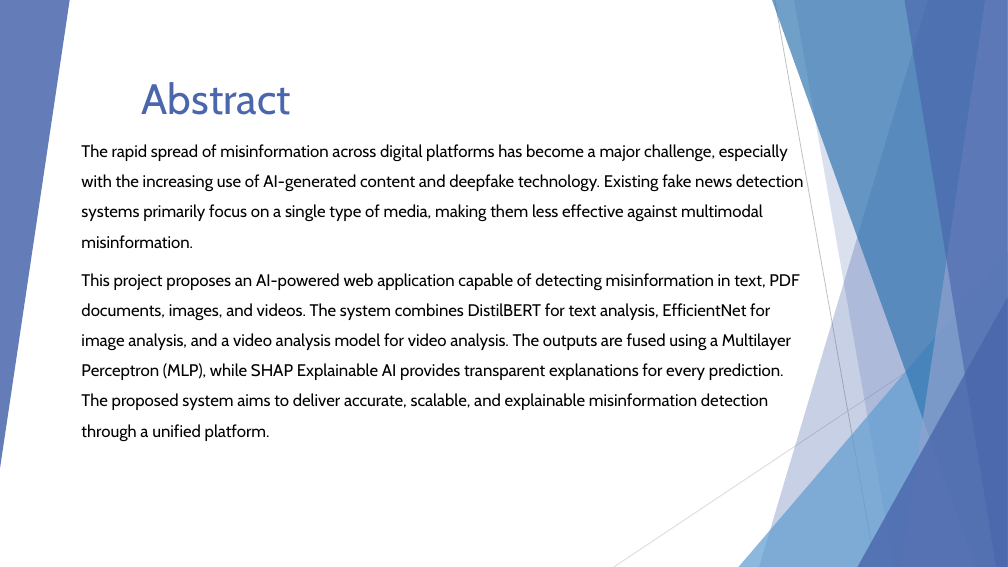
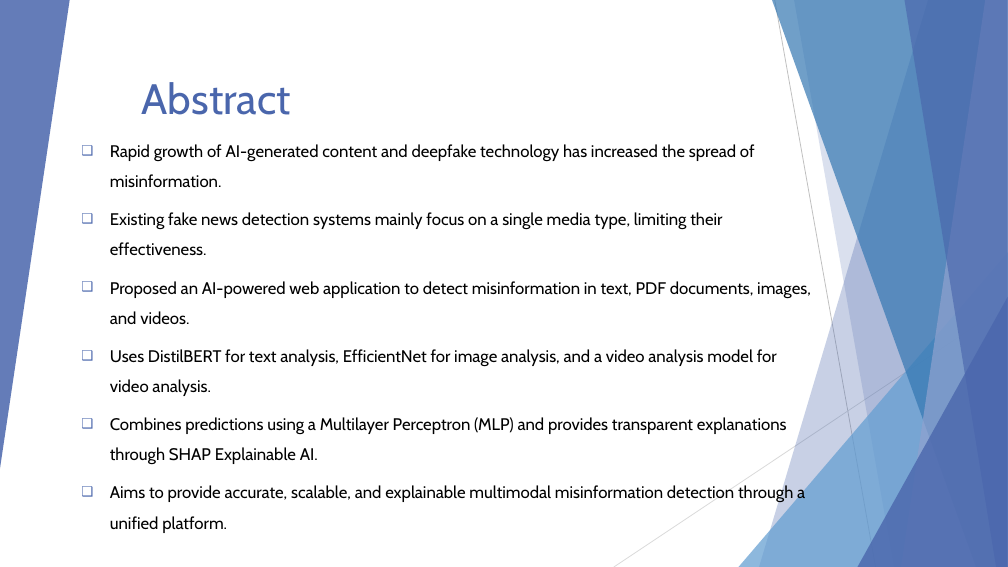
Before and after one commit to nemuelsam/S7C23_27_PROJECT_GROUPNO11_AI-Powered-Multimodal-Misinformation-Detection-and-Verification-System, a slide deck: slide 2 of AI-Powered Multimodal Misinformation Detection and Verification System.pptx. Drawn at 1008x567 pixels with LibreOffice and Linux fonts; fonts in the diff are those of the drawing. Boxes give left, top, right and bottom in pixels: in the first picture for what was removed or moved away, otherwise in the second. Text is boxed around its words. In the diff, an @@ line names an element or a change of style, - is before the commit and + after.

```diff
--- a/AI-Powered Multimodal Misinformation Detection and Verification System.pptx
+++ b/AI-Powered Multimodal Misinformation Detection and Verification System.pptx
@@ subtitle at <box>110,144,811,533</box>: text changed @@
-The rapid spread of misinformation across digital platforms has become a major challenge, especially with the increasing use of AI-generated content and deepfake technology. Existing fake news detection systems primarily focus on a single type of media, making them less effective against multimodal misinformation.
-This project proposes an AI-powered web application capable of detecting misinformation in text, PDF documents, images, and videos. The system combines DistilBERT for text analysis, EfficientNet for image analysis, and a video analysis model for video analysis. The outputs are fused using a Multilayer Perceptron (MLP), while SHAP Explainable AI provides transparent explanations for every prediction. The proposed system aims to deliver accurate, scalable, and explainable misinformation detection through a unified platform.
+❑ Rapid growth of AI-generated content and deepfake technology has increased the spread of misinformation.
+❑ Existing fake news detection systems mainly focus on a single media type, limiting their effectiveness.
+❑ Proposed an AI-powered web application to detect misinformation in text, PDF documents, images, and videos.
+❑ Uses DistilBERT for text analysis, EfficientNet for image analysis, and a video analysis model for video analysis.
+❑ Combines predictions using a Multilayer Perceptron (MLP) and provides transparent explanations through SHAP Explainable AI.
+❑ Aims to provide accurate, scalable, and explainable multimodal misinformation detection through a unified platform.
```
Also in this commit, not shown: 4 other slides changed, 1 slide added, 3 other files.
